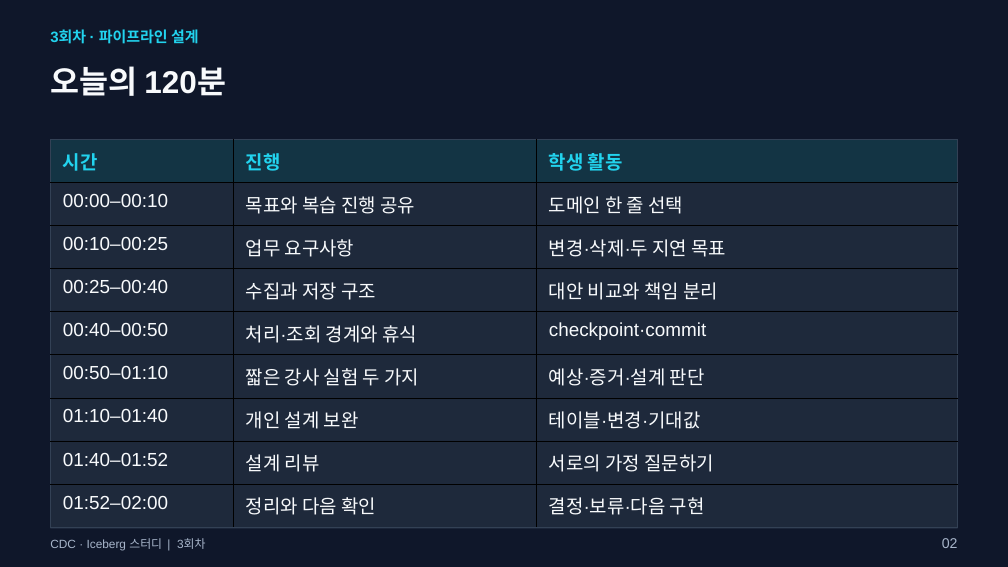
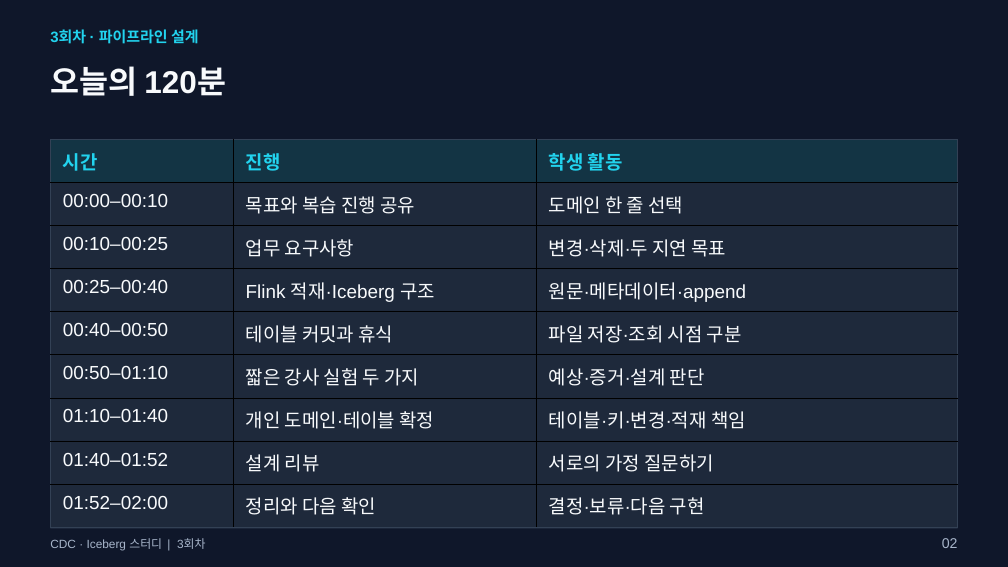
Before and after one commit to kim-dabin/cdc-lakehouse-study, a slide deck: slide 2 of labs/session03/slides/03-session03.pptx. Drawn at 1008x567 pixels with LibreOffice and Linux fonts; fonts in the diff are those of the drawing. Boxes give left, top, right and bottom in pixels: in the first picture for what was removed or moved away, otherwise in the second. Text is boxed around its words. In the diff, an @@ line names an element or a change of style, - is before the commit and + after.

Commit message:
Align Session 3 with Flink Bronze design and Iceberg commits

```diff
--- a/labs/session03/slides/03-session03.pptx
+++ b/labs/session03/slides/03-session03.pptx
@@ table at <box>51,139,958,519</box> @@
-row 4, column 2: 수집과 저장 구조
+row 4, column 2: Flink 적재·Iceberg 구조
-row 4, column 3: 대안 비교와 책임 분리
+row 4, column 3: 원문·메타데이터·append
-row 5, column 2: 처리·조회 경계와 휴식
+row 5, column 2: 테이블 커밋과 휴식
-row 5, column 3: checkpoint·commit
+row 5, column 3: 파일 저장·조회 시점 구분
-row 7, column 2: 개인 설계 보완
+row 7, column 2: 개인 도메인·테이블 확정
-row 7, column 3: 테이블·변경·기대값
+row 7, column 3: 테이블·키·변경·적재 책임
```
Also in this commit, not shown: 8 other slides changed, 1 slide added, 1 slide removed, 7 other files.
